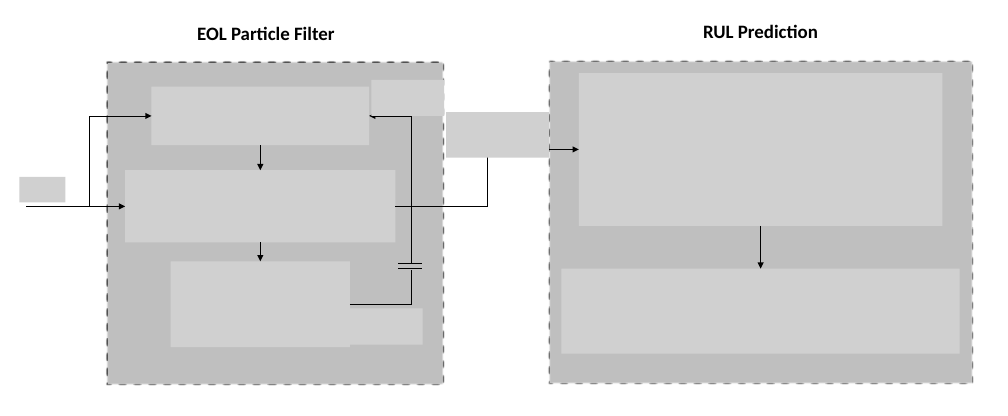
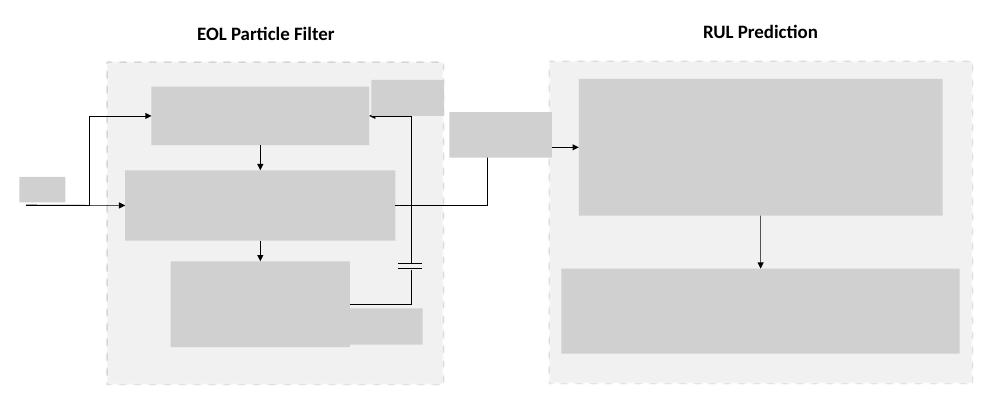
Before and after one commit to 4belito/deep-performance-rul, a slide deck: slide 1 of assets/pf_overview_nocaption.pptx. Drawn at 1008x416 pixels with LibreOffice and Linux fonts; fonts in the diff are those of the drawing; grey boxes stand for pictures. Boxes give left, top, right and bottom in pixels: in the first picture for what was removed or moved away, otherwise in the second. Text is boxed around its words. In the diff, an @@ line names an element or a change of style, - is before the commit and + after.

```diff
--- a/assets/pf_overview_nocaption.pptx
+++ b/assets/pf_overview_nocaption.pptx
@@ rectangle at bbox=[107, 61, 443, 384]: fill #BFBFBF to #F2F2F2 at 95% opacity; outline #000000 2 pt dashed to #BFBFBF 2 pt dashed @@
@@ rectangle at bbox=[549, 61, 973, 384]: fill #BFBFBF to #F2F2F2 at 95% opacity; outline #000000 2 pt dashed to #BFBFBF 2 pt dashed @@
@@ picture: place and size @@
-picture at bbox=[579, 73, 943, 226]
+picture at bbox=[579, 79, 943, 216]
@@ elbow arrow (26, 205) - (151, 116): route changed @@
@@ picture: place and size @@
-picture at bbox=[446, 112, 549, 157]
+picture at bbox=[450, 112, 553, 157]
@@ elbow arrow (395, 206) - (579, 147): route changed @@
@@ arrow moved from (761, 226) - (761, 268) to (761, 216) - (761, 268) @@
```
Also in this commit, not shown: 38 other files.
